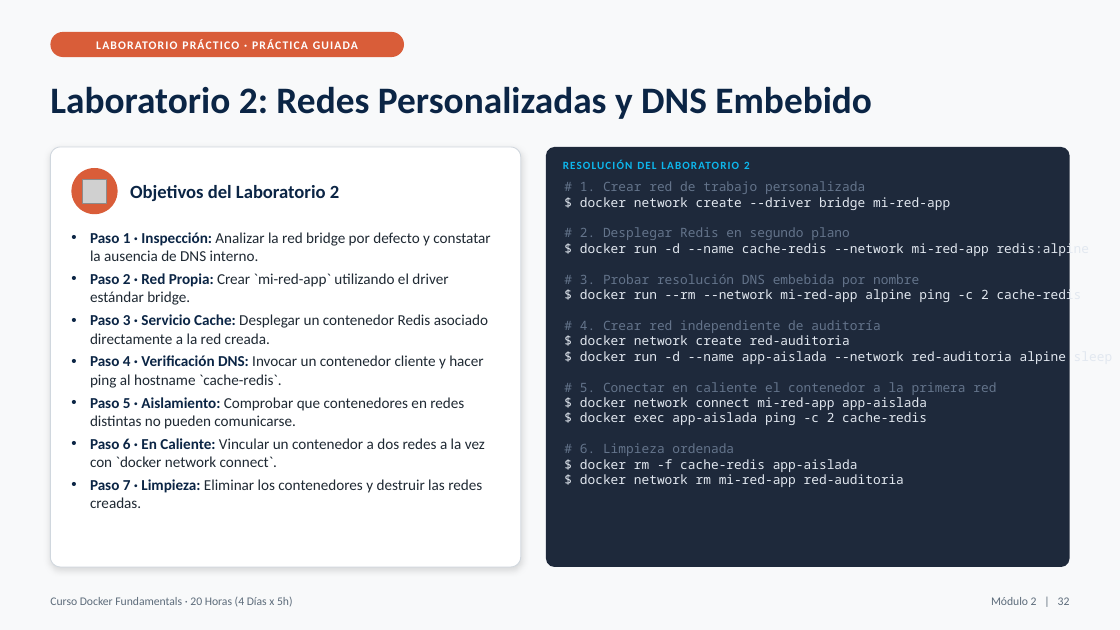
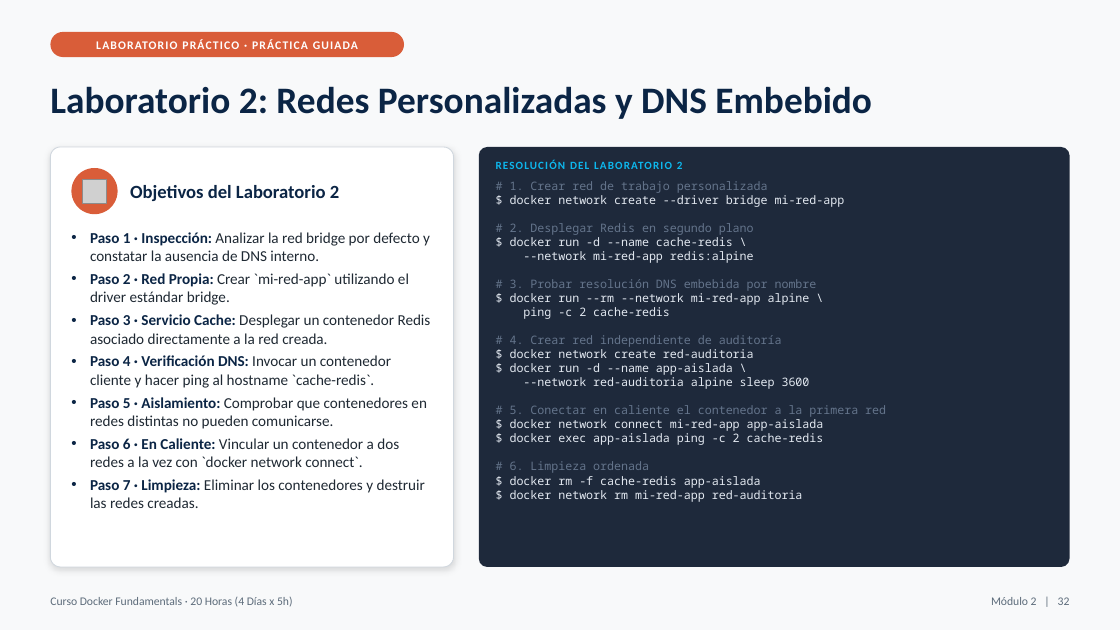
Before and after one commit to masalinas/training-docker-fundamentals, a slide deck: slide 32 of Docker_Fundamentals_20H.pptx. Drawn at 1120x630 pixels with LibreOffice and Linux fonts; fonts in the diff are those of the drawing; grey boxes stand for pictures. Boxes give left, top, right and bottom in pixels: in the first picture for what was removed or moved away, otherwise in the second. Text is boxed around its words. In the diff, an @@ line names an element or a change of style, - is before the commit and + after.

```diff
--- a/Docker_Fundamentals_20H.pptx
+++ b/Docker_Fundamentals_20H.pptx
@@ rounded rectangle: place and size @@
-rounded rectangle at bbox=[50, 147, 521, 567]
+rounded rectangle at bbox=[50, 147, 454, 567]
@@ rounded rectangle at bbox=[50, 147, 454, 567]: proportions changed @@
@@ rounded rectangle: place and size @@
-rounded rectangle at bbox=[546, 147, 1070, 567]
+rounded rectangle at bbox=[479, 147, 1070, 567]
@@ text "# 1. Crear red de ...": place and size @@
-text "# 1. Crear red de ..." at bbox=[580, 181, 1090, 487]
+text "# 1. Crear red de ..." at bbox=[510, 181, 886, 502]
@@ text "RESOLUCIÓN DEL LABORATORIO 2": place and size @@
-text "RESOLUCIÓN DEL LABORATORIO 2" at bbox=[744, 162, 750, 169]
+text "RESOLUCIÓN DEL LABORATORIO 2" at bbox=[677, 162, 683, 169]
@@ text at bbox=[510, 181, 886, 502]: size 11 to 10 pt in "# 1. Crear red de trabajo personalizada", "$ docker network create --driver bridge mi-red-app", "# 2. Desplegar Redis en segundo plano", "# 3. Probar resolución DNS embebida por ..." and 8 more places @@
@@ text "Paso 1 · Inspección: Analizar ..." rewrapped from bbox=[90, 232, 490, 508] to bbox=[90, 232, 431, 508] @@
@@ text at bbox=[510, 237, 754, 263]: text changed; size 11 to 10 pt @@
-$ docker run -d --name cache-redis --network mi-red-app redis:alpine
+$ docker run -d --name cache-redis \
+--network mi-red-app redis:alpine
@@ text at bbox=[510, 293, 810, 319]: text changed; size 11 to 10 pt @@
-$ docker run --rm --network mi-red-app alpine ping -c 2 cache-redis
+$ docker run --rm --network mi-red-app alpine \
+ping -c 2 cache-redis
@@ text at bbox=[510, 363, 810, 389]: text changed; size 11 to 10 pt @@
-$ docker run -d --name app-aislada --network red-auditoria alpine sleep 3600
+$ docker run -d --name app-aislada \
+--network red-auditoria alpine sleep 3600
```
Also in this commit, not shown: 36 other slides changed, 11 other files.
